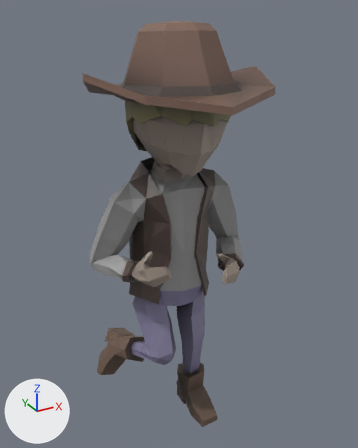
Before and after pictures for a commit that changed the Blender file examples/demo_app/models/character/character.blend.
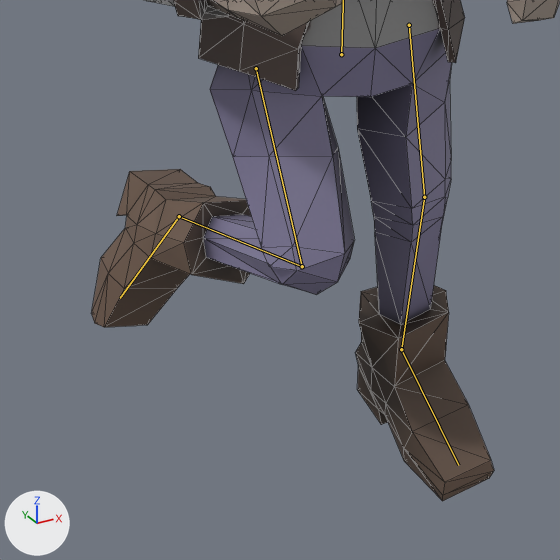
Each version is shown whole from a 50 mm camera at (-4.34, -8.2, 8.91) aimed at (0.18, 0.02, 4.8), then close up on the part from 19% to 66% of the width and 62% to 99% of the height. Arrows for +X, +Y and +Z are at lower left; the lights stay in place. Both versions are drawn at frame 5 of the action 'ArmatureAction'; the numbers are the values there. The bones that bend it are drawn over the model as lines in the close-ups. The close-ups show mesh edges as thin lines.
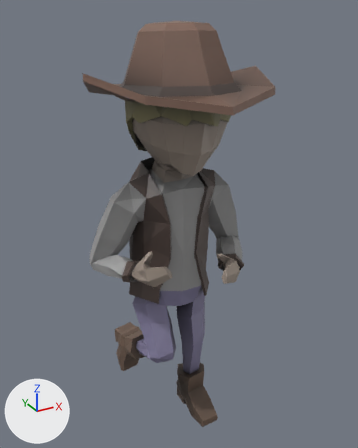
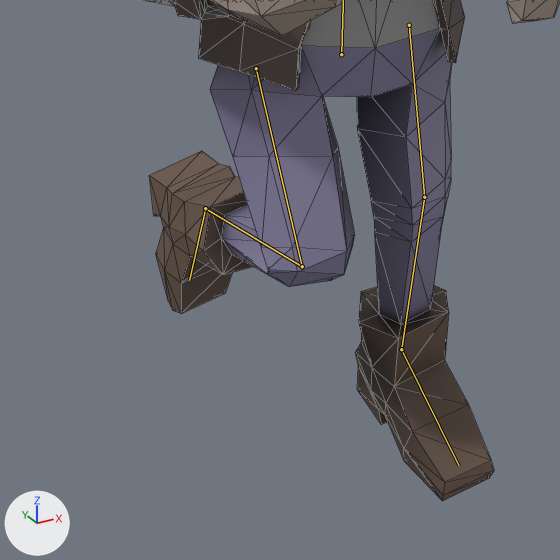
What the commit changed:
Bone 'Lower_Leg.R' (bone_lower_leg_r) turns from (87, -10, 24) to (91, -2, 0) degrees about its own x, y and z.

What differs and where, as boxes (x1, y1, x2, y2) in the close-ups (560 x 560 px):
'Cube.001', posed: before (92, 0, 560, 501); after (145, 0, 560, 501)
bone 'Lower_Leg.R', root to tip: before (302, 266) to (179, 216); after (302, 266) to (205, 208)
